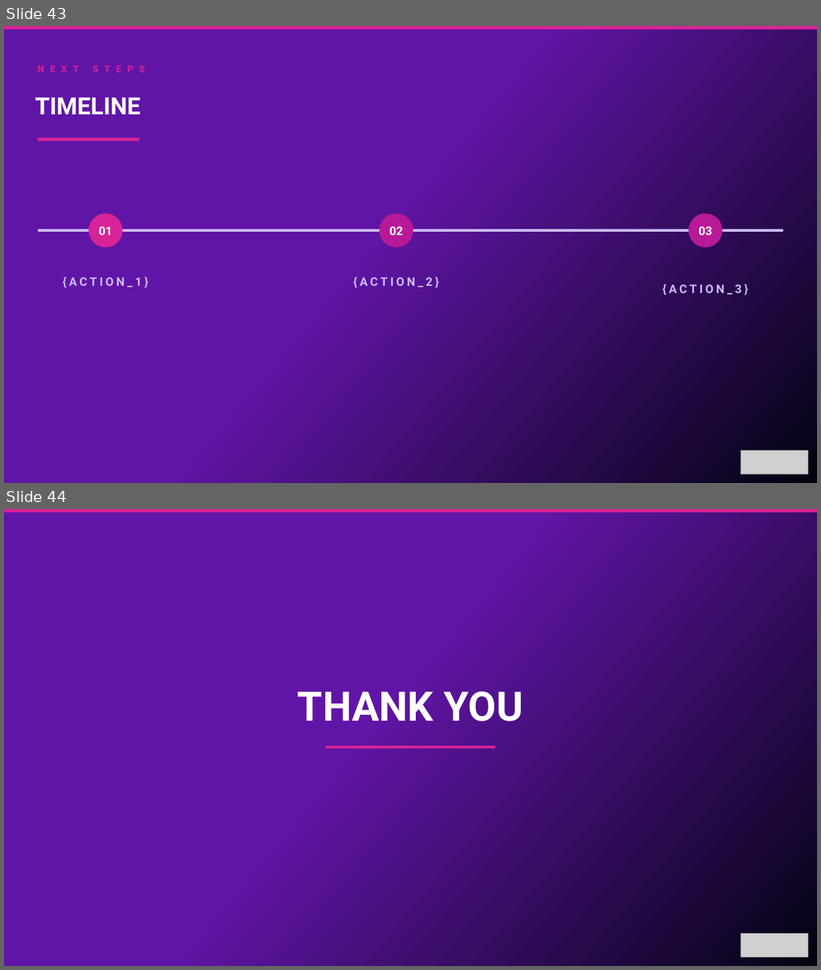
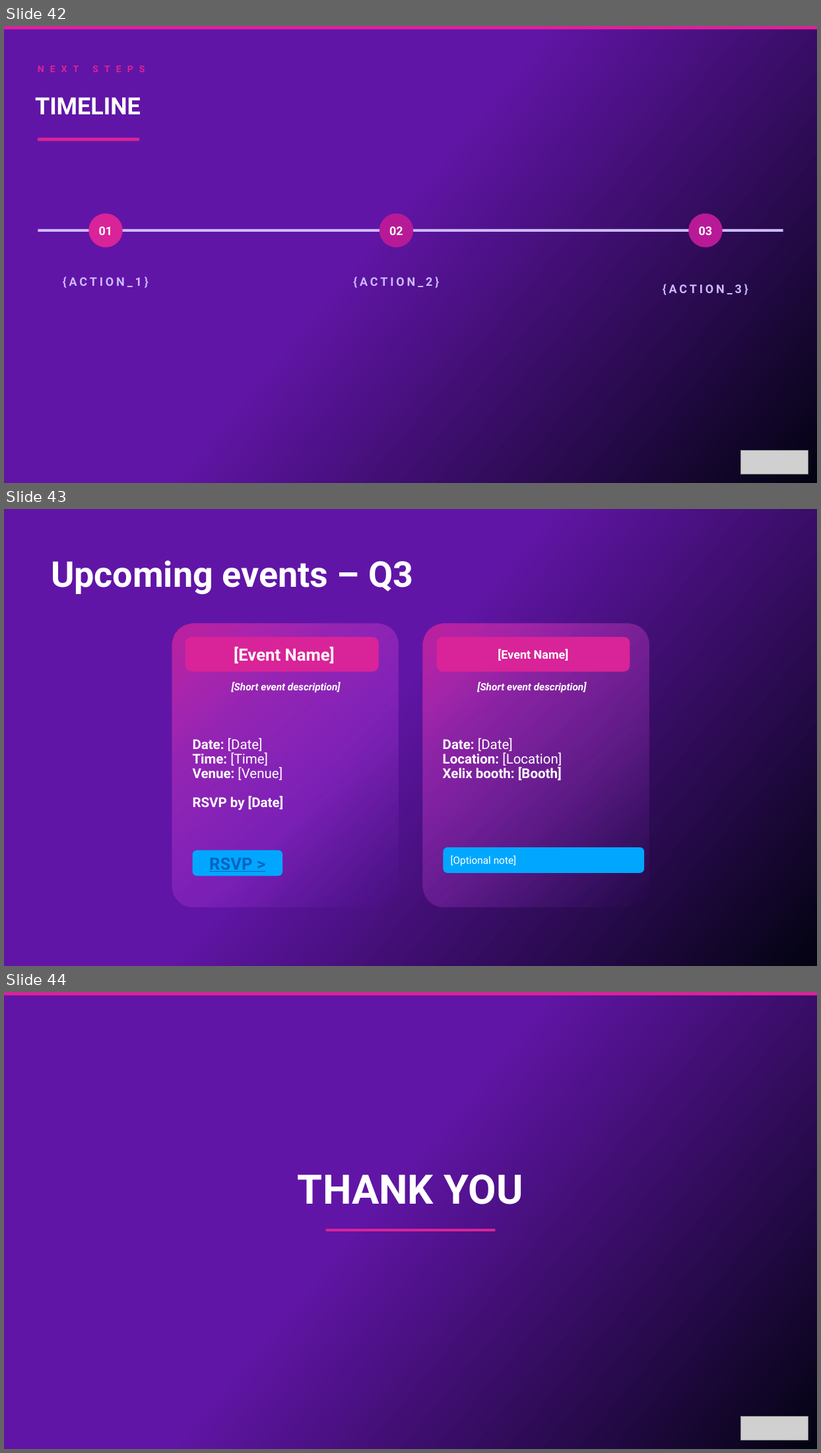
Before and after one commit to oresanniowo-beep/EBR-Gen-v2, a slide deck: EBR_Template.pptx. Shown one above the other, each under a label of ours: slides 43 and 44 before the commit, slides 42, 43 and 44 after it. The pictures are 821x970 and 821x1453 pixels, drawn with LibreOffice and Linux fonts; fonts in the diff are those of the drawing; grey boxes stand for pictures; background and template pictures are left out. Boxes give left, top, right and bottom in pixels: in the first picture for what was removed or moved away, otherwise in the second. Text is boxed around its words. In the diff, an @@ line names an element or a change of style, - is before the commit and + after.

```diff
--- a/EBR_Template.pptx
+++ b/EBR_Template.pptx
@@ slide 43 added at (4, 509, 817, 966), background picture (left out) @@
@@ title added at (51, 560, 413, 595), 42 pt, text #FFFFFF, bold @@
+Upcoming events – Q3
@@ group added at (172, 624, 649, 907): 3 rounded rectangles, 1 text @@
+Date: [Date]
+Time: [Time]
+Venue: [Venue]
+RSVP by [Date]
+[Event Name]
@@ rounded rectangle added at (437, 637, 630, 672), fill #D92398, 14 pt, text #FFFFFF, bold @@
+[Event Name]
@@ text added at (232, 682, 341, 692), 12 pt, text #FFFFFF, bold, italic @@
+[Short event description]
@@ text added at (477, 682, 587, 692), 12 pt, text #FFFFFF, bold, italic @@
+[Short event description]
@@ text added at (443, 738, 562, 781), 16 pt, text #FFFFFF, bold @@
+Date: [Date]
+Location: [Location]
+Xelix booth: [Booth]
@@ rounded rectangle added at (193, 851, 283, 876), fill #01A7FF, 20 pt, text #0563C1, bold, underline @@
+RSVP >
@@ rounded rectangle added at (443, 848, 644, 873), fill #01A7FF, 12 pt, text #FFFFFF @@
+[Optional note]
@@ what was slide 43 is now slide 42 @@
```
Also in this commit, not shown: 9 slides changed, 1 slide removed.
